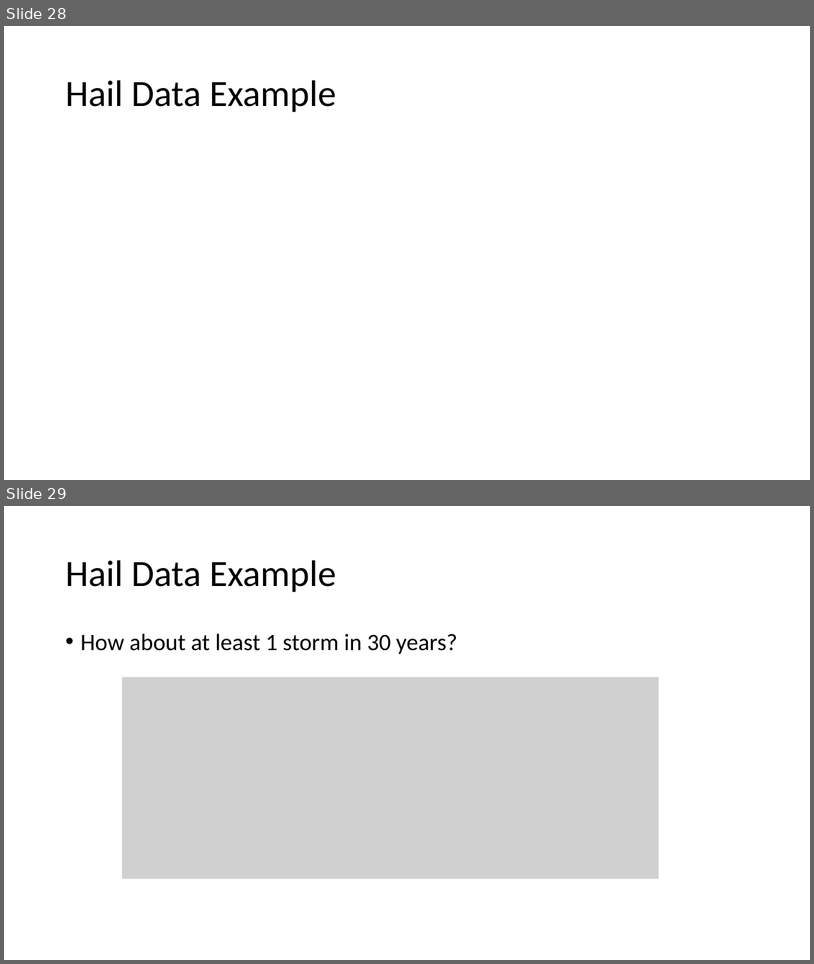
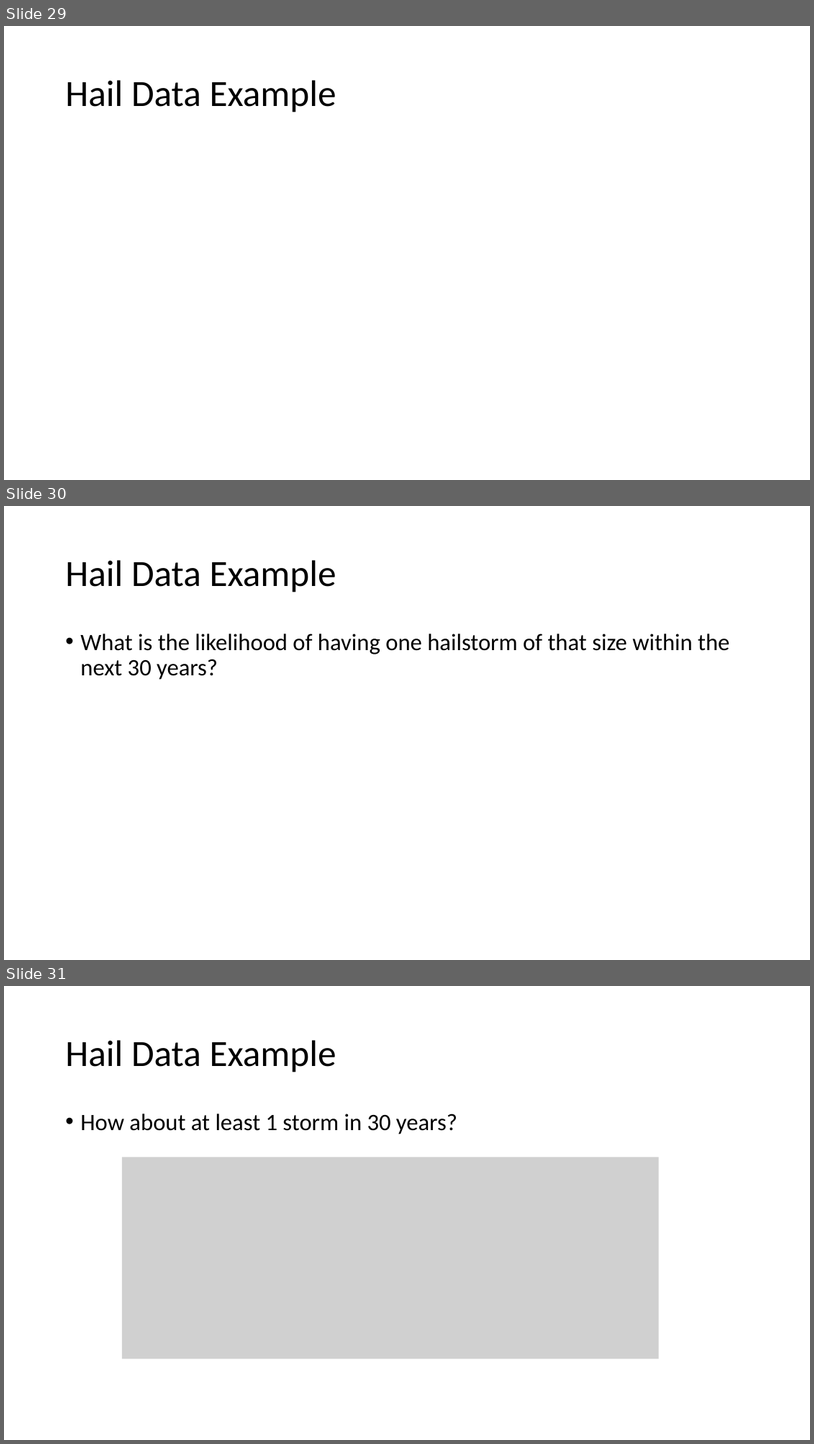
Before and after one commit to FlanFlanagan/misc_python, a slide deck: Distribution Examples.pptx. Shown one above the other, each under a label of ours: slides 28 and 29 before the commit, slides 29, 30 and 31 after it. The pictures are 814x964 and 814x1444 pixels, drawn with LibreOffice and Linux fonts; fonts in the diff are those of the drawing; grey boxes stand for pictures. Boxes give left, top, right and bottom in pixels: in the first picture for what was removed or moved away, otherwise in the second. Text is boxed around its words. In the diff, an @@ line names an element or a change of style, - is before the commit and + after.

```diff
--- a/Distribution Examples.pptx
+++ b/Distribution Examples.pptx
@@ slide 30 added at <box>4,506,810,960</box>, background #FFFFFF @@
@@ title added at <box>65,560,337,592</box>, 44 pt, text #000000 @@
+Hail Data Example
@@ text added at <box>80,633,730,680</box>, 28 pt, text #000000 @@
+• What is the likelihood of having one hailstorm of that size within the next 30 years?
@@ what was slide 28 is now slide 29 @@
@@ what was slide 29 is now slide 31 @@
```
Also in this commit, not shown: 6 slides changed, 1 other slide added, 11 other files.
